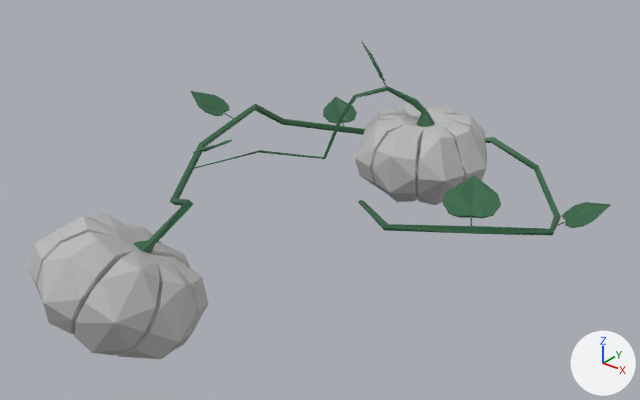
What one commit did to the FBX model Assets/Arts/Sullivan/Models/PlantSéparer/mod_vg_pumpkin.fbx.
The view is the same before and after, from a 50 mm camera at (2.15, -2.56, 1.71) aimed at (0.21, -0.14, 0.21). The axes (+X, +Y, +Z) are drawn at lower right. The lights are the same throughout. Where no turn or scale is listed for an object, it has been applied to the vertices.

Names of what the first picture shows: 'Potiron1', 'Potiron2', 'TigePotiron'.
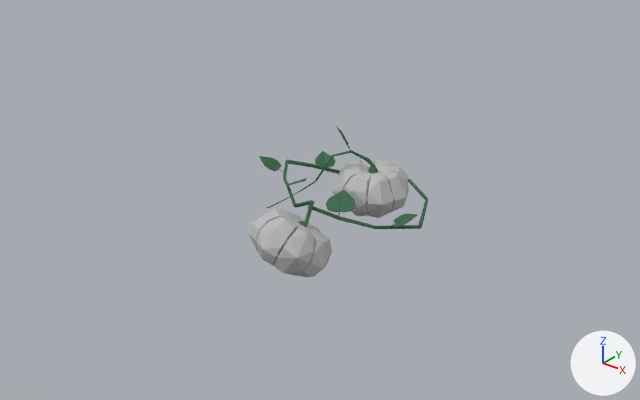
What differs and where, as boxes (x1, y1, x2, y2) in the pictures (640 x 400 px; the box of a moved part takes in the faces that stretch with it):
```json
{"object": "Potiron1", "change": "mesh rescaled, moved", "before": [28, 212, 209, 359], "after": [249, 208, 332, 277], "on screen": "54% narrower, 53% shorter"}
{"object": "TigePotiron", "change": "reshaped, turned", "before": [134, 41, 611, 253], "after": [259, 126, 428, 229]}
{"object": "Potiron2", "change": "mesh rescaled, moved", "before": [355, 104, 487, 205], "after": [333, 159, 409, 218], "on screen": "42% narrower, 41% shorter"}
{"part": 1, "of": "me_mesh_001", "change": "moved or reshaped", "before": [193, 140, 232, 153], "after": [286, 178, 307, 186]}
{"part": 2, "of": "me_mesh_001", "change": "moved or reshaped", "before": [323, 97, 357, 124], "after": [315, 151, 335, 167]}
{"part": 3, "of": "me_mesh_001", "change": "moved or reshaped", "before": [442, 175, 501, 218], "after": [326, 190, 355, 212]}
{"part": 4, "of": "me_mesh_001", "change": "moved or reshaped", "before": [361, 41, 386, 81], "after": [336, 126, 350, 148]}
{"part": 5, "of": "me_mesh_001", "change": "moved or reshaped", "before": [562, 202, 611, 228], "after": [393, 213, 417, 227]}
{"part": 6, "of": "me_mesh_001", "change": "moved or reshaped", "before": [190, 91, 230, 116], "after": [259, 156, 282, 171]}
{"part": 7, "of": "me_mesh_001", "change": "moved or reshaped", "before": [134, 86, 561, 253], "after": [267, 150, 428, 229]}
```

The change, as JSON lines over the scene's bpy script:
```json
{"block": "me_mesh_001", "where": "# used by ob_tigepotiron; location = (0.0, 0.0, 0.0); rotation_euler = (-3.142, 0.0, 0.0), in degrees (-180, 0, 0); scale = (0.01, 0.01, 0.01)"}
{"op": "remove", "block": "me_mesh_001", "code": "me_mesh_001.from_pydata(...)  # 402 vertices, 684 faces; spans x -75.0..111.0, y -108.0..97.0, z -67.0..2.0"}
{"op": "add", "block": "me_mesh_001", "code": "me_mesh_001.from_pydata(...)  # 402 vertices, 684 faces; spans x -22.0..48.0, y -1.0..38.0, z -50.0..31.0"}
{"block": "me_mesh_001", "change": "me_mesh_001 part 1: the loose piece of 29 vertices spanning x -34.0..-17.0, y 14.0..31.0, z -39.0..-30.0 is turned 90 degrees about the x axis through its middle and scaled by 0.553, then moved by (27.0, -3.0, 39.0)"}
{"block": "me_mesh_001", "change": "me_mesh_001 part 2: the loose piece of 28 vertices spanning x -46.0..-31.0, y -84.0..-68.0, z -22.0..-13.0 is turned 90 degrees about the x axis through its middle and scaled by 0.553, then moved by (22.0, 86.0, -19.0)"}
{"block": "me_mesh_001", "change": "me_mesh_001 part 3: the loose piece of 28 vertices spanning x 58.0..79.0, y -32.0..-10.0, z -27.0..-18.0 is turned 90 degrees about the x axis through its middle and scaled by 0.553, then moved by (-49.0, 34.0, 20.0)"}
{"block": "me_mesh_001", "change": "me_mesh_001 part 4: the loose piece of 30 vertices spanning x -3.0..10.0, y -53.0..-39.0, z -67.0..-51.0 is turned 90 degrees about the x axis through its middle and scaled by 0.553, then moved by (3.0, 79.0, 39.0)"}
{"block": "me_mesh_001", "change": "me_mesh_001 part 5: the loose piece of 28 vertices spanning x 94.0..111.0, y -55.0..-39.0, z -21.0..-12.0 is turned 90 degrees about the x axis through its middle and scaled by 0.553, then moved by (-58.0, 57.0, 6.0)"}
{"block": "me_mesh_001", "change": "me_mesh_001 part 6: the loose piece of 26 vertices spanning x -61.0..-44.0, y -10.0..7.0, z -44.0..-36.0 is turned 90 degrees about the x axis through its middle and scaled by 0.553, then moved by (36.0, 23.0, 40.0)"}
{"block": "me_mesh_001", "change": "me_mesh_001 part 7: 135 of 402 vertices moved; they spanned x -75.0..98.0, y -108.0..97.0, z -48.0..2.0 and now span x -18.0..45.0, y -1.0..27.0, z -50.0..31.0; mean shift (2.0, 37.0, 8.0); largest move (32.0, -108.0, -10.0) -> (22.0, 6.0, -50.0)"}
{"block": "me_mesh_002", "where": "me_mesh_002.from_pydata(...)  # 140 vertices, 276 faces; spans x -0.335..0.259, y -0.362..0.189, z -0.36..0.123"}
{"block": "me_mesh_002", "where": "# used by ob_potiron1; location = (0.105, -0.935, 0.299)"}
{"block": "me_mesh_002", "change": "me_mesh_002 part 8: the whole mesh is scaled about the mesh origin by 0.553"}
{"block": "me_mesh_003", "where": "me_mesh_003.from_pydata(...)  # 139 vertices, 274 faces; spans x -0.306..0.306, y -0.283..0.306, z -0.291..0.036"}
{"block": "me_mesh_003", "where": "# used by ob_potiron2; location = (0.226, 0.567, 0.302)"}
{"block": "me_mesh_003", "change": "me_mesh_003 part 9: the whole mesh is scaled about the mesh origin by 0.553"}
{"op": "set", "path": "ob_tigepotiron.rotation_euler", "old": "(-3.142, 0.0, 0.0)", "new": "(1.571, 0.0, 0.0)", "note": "degrees (-180, 0, 0) -> degrees (90, 0, 0)"}
{"op": "set", "path": "ob_potiron1.location", "old": "(0.105, -0.935, 0.299)", "new": "(0.247, -0.292, 0.171)"}
{"op": "set", "path": "ob_potiron2.location", "old": "(0.226, 0.567, 0.302)", "new": "(0.175, 0.258, 0.173)"}
```
